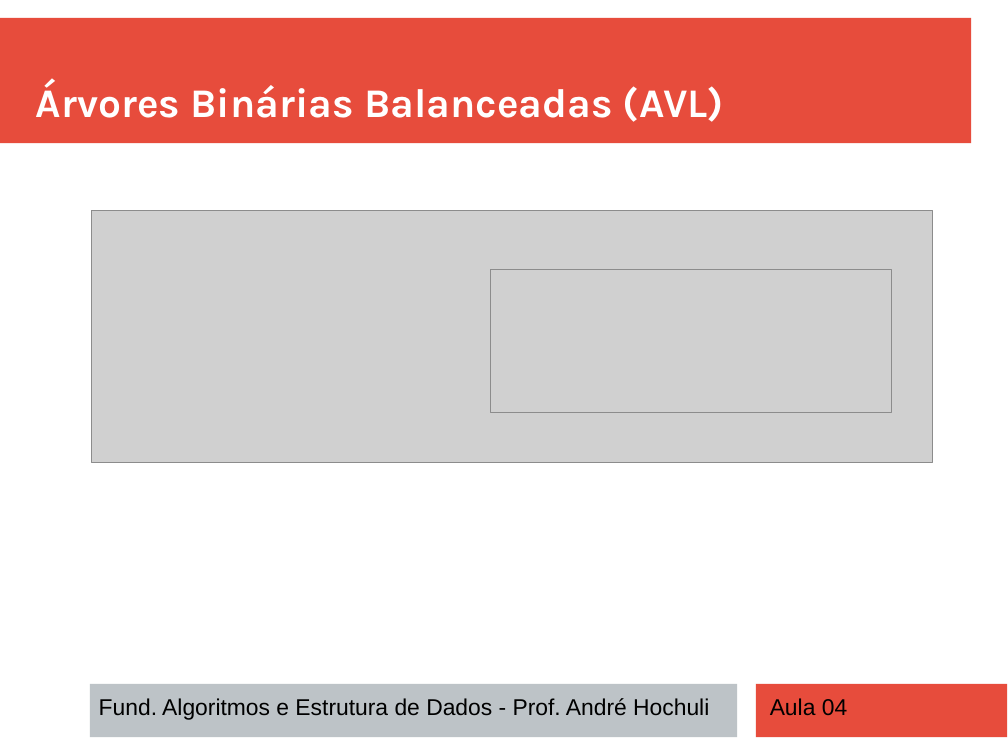
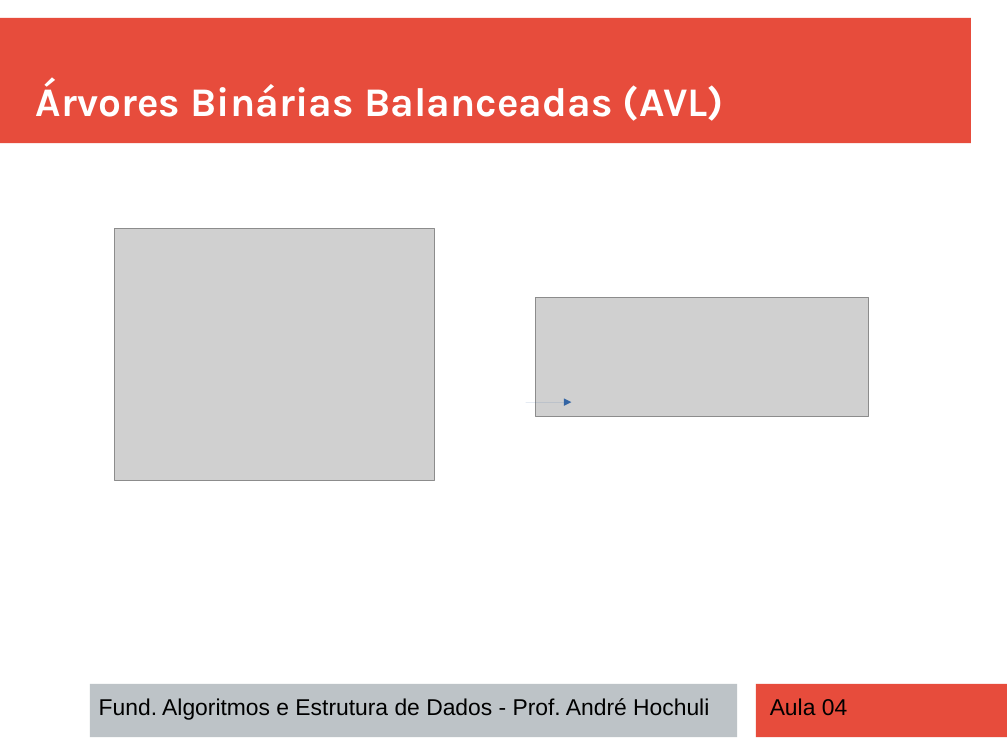
Before and after one commit to andrehochuli/teaching, a slide deck: slide 16 of DataStructuresAndAlgorithms/Lecture 04 - Trees/Aula 04 - Trees.pptx. Drawn at 1008x756 pixels with LibreOffice and Linux fonts; fonts in the diff are those of the drawing; grey boxes stand for pictures. Boxes give left, top, right and bottom in pixels: in the first picture for what was removed or moved away, otherwise in the second. Text is boxed around its words. In the diff, an @@ line names an element or a change of style, - is before the commit and + after.

```diff
--- a/DataStructuresAndAlgorithms/Lecture 04 - Trees/Aula 04 - Trees.pptx
+++ b/DataStructuresAndAlgorithms/Lecture 04 - Trees/Aula 04 - Trees.pptx
@@ picture: place and size @@
-picture at (91,210,933,463)
+picture at (114,228,434,479)
@@ picture: place and size @@
-picture at (491,270,892,413)
+picture at (536,297,869,416)
@@ arrow added from (526, 402) to (572, 402), #3465A4 0 pt @@
```
Also in this commit, not shown: 8 other slides changed, 9 other files.
